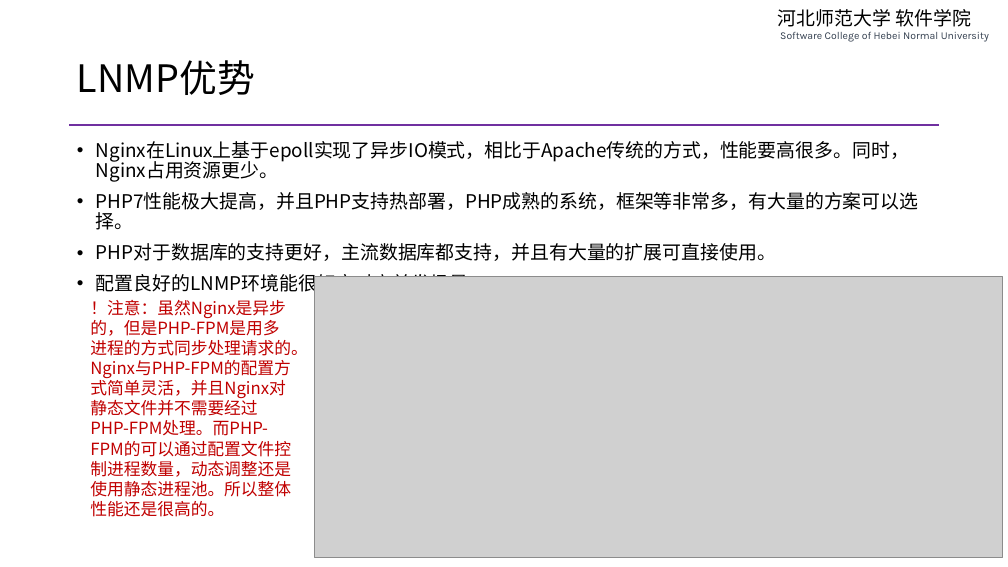
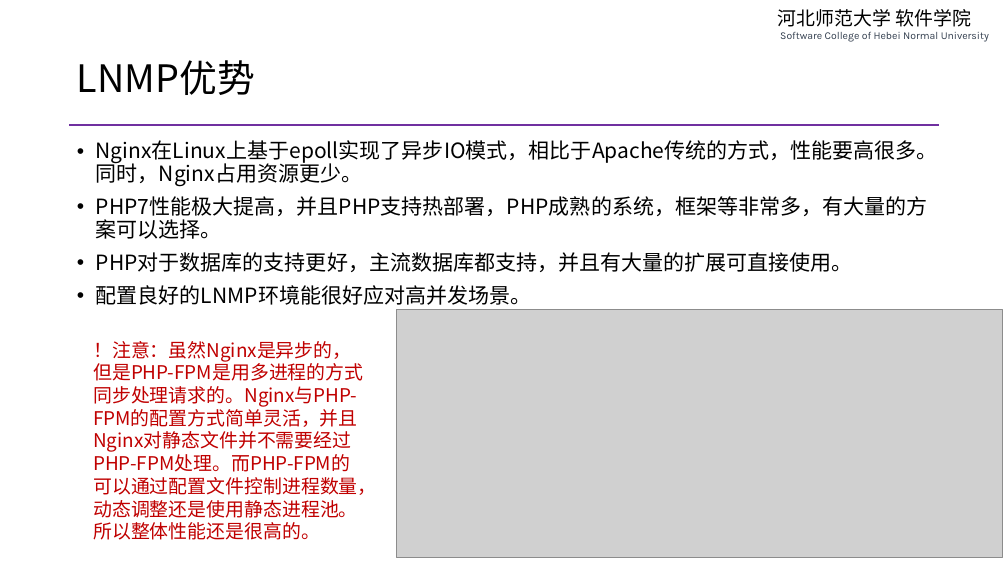
Before and after one commit to edu2act/course-php-serverside-development-on-linux, a slide deck: slide 7 of materials/slides/ch03-lnmp-basic.pptx. Drawn at 1008x567 pixels with LibreOffice and Linux fonts; fonts in the diff are those of the drawing; grey boxes stand for pictures. Boxes give left, top, right and bottom in pixels: in the first picture for what was removed or moved away, otherwise in the second. Text is boxed around its words. In the diff, an @@ line names an element or a change of style, - is before the commit and + after.

```diff
--- a/materials/slides/ch03-lnmp-basic.pptx
+++ b/materials/slides/ch03-lnmp-basic.pptx
@@ text "Nginx在Linux上基于epoll实现了异步IO模式，相比于Apache传统的方式，性能要高很多。同时，Nginx占 ..." at (x1=96, y1=140, x2=938, y2=305): size 18 to 20 pt @@
@@ picture resized from (x1=315, y1=276, x2=1003, y2=557) to (x1=396, y1=309, x2=1003, y2=557) @@
@@ text "！注意：虽然Nginx是异步的，但是PHP-FPM是用多进程的方式同步处理请求的。Nginx与PHP-FPM的配置方式简 ..." moved from (x1=90, y1=300, x2=308, y2=517) to (x1=93, y1=341, x2=363, y2=540) @@
@@ text "！注意：虽然Nginx是异步的，但是PHP-FPM是用多进程的方式同步处理请求的。Nginx与PHP-FPM的配置方式简 ..." at (x1=93, y1=341, x2=363, y2=540): size 16 to 18 pt @@
```
Also in this commit, not shown: 10 other slides changed, 3 other files.
